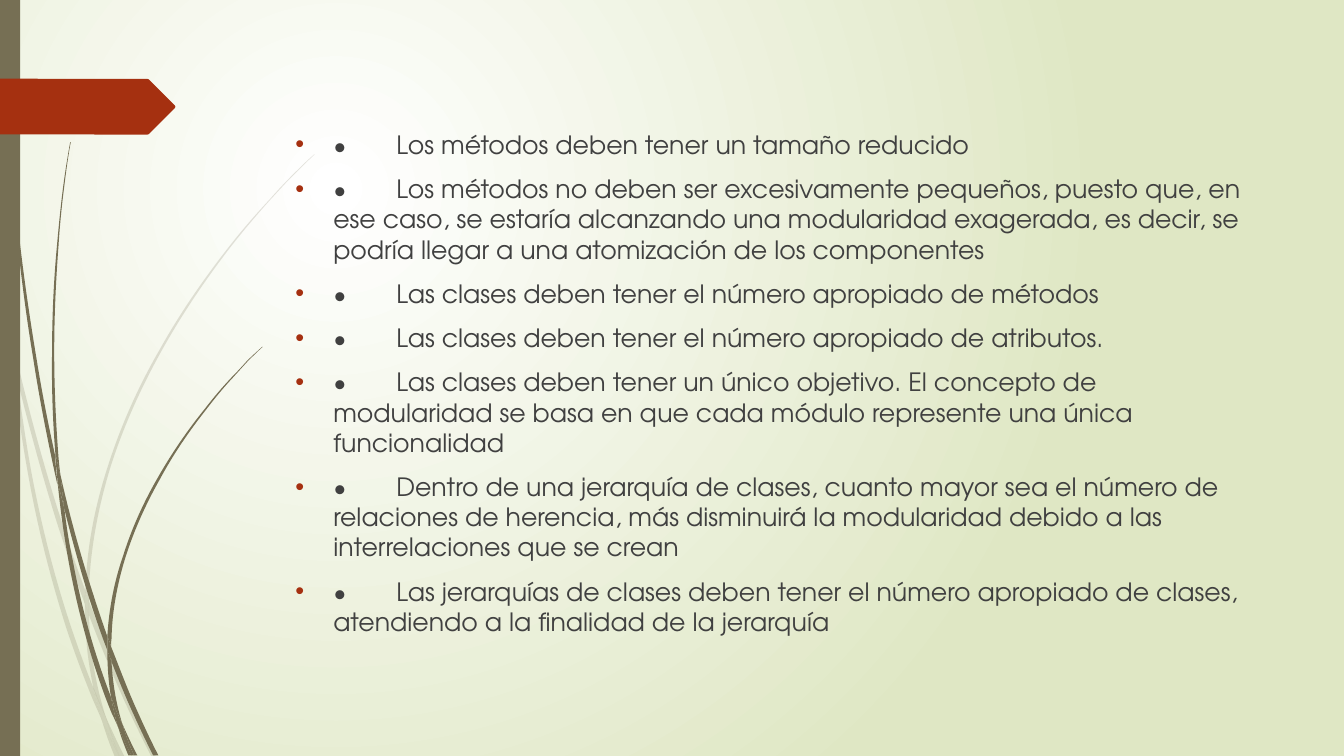
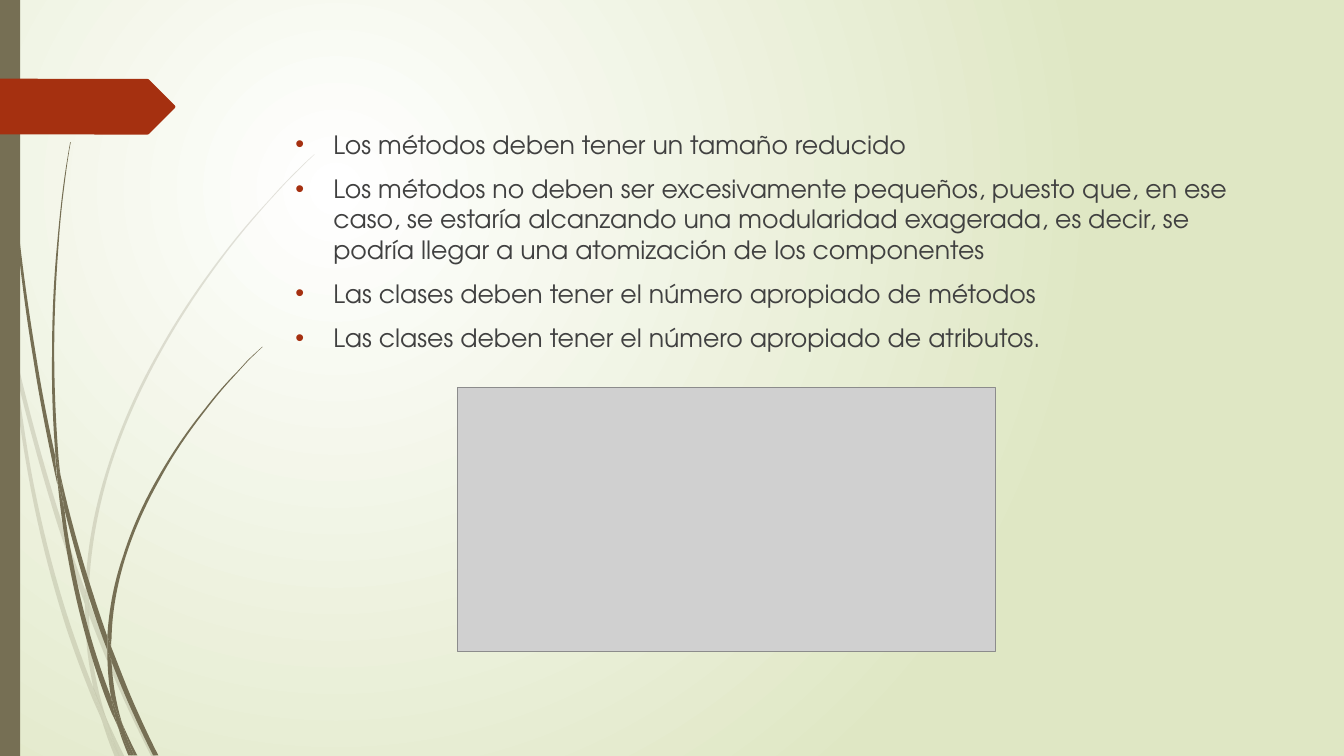
Before and after one commit to andreshiguitaperez/The-diVines, a slide deck: slide 10 of Documentos/RNF.pptx. Drawn at 1344x756 pixels with LibreOffice and Linux fonts; fonts in the diff are those of the drawing; grey boxes stand for pictures. Boxes give left, top, right and bottom in pixels: in the first picture for what was removed or moved away, otherwise in the second. Text is boxed around its words. In the diff, an @@ line names an element or a change of style, - is before the commit and + after.

```diff
--- a/Documentos/RNF.pptx
+++ b/Documentos/RNF.pptx
@@ text at <box>333,135,1227,352</box>: text changed @@
-• • Los métodos deben tener un tamaño reducido
-• • Los métodos no deben ser excesivamente pequeños, puesto que, en ese caso, se estaría alcanzando una modularidad exagerada, es decir, se podría llegar a una atomización de los componentes
-• • Las clases deben tener el número apropiado de métodos
-• • Las clases deben tener el número apropiado de atributos.
-• • Las clases deben tener un único objetivo. El concepto de modularidad se basa en que cada módulo represente una única funcionalidad
-• • Dentro de una jerarquía de clases, cuanto mayor sea el número de relaciones de herencia, más disminuirá la modularidad debido a las interrelaciones que se crean
-• • Las jerarquías de clases deben tener el número apropiado de clases, atendiendo a la finalidad de la jerarquía
+• Los métodos deben tener un tamaño reducido
+• Los métodos no deben ser excesivamente pequeños, puesto que, en ese caso, se estaría alcanzando una modularidad exagerada, es decir, se podría llegar a una atomización de los componentes
+• Las clases deben tener el número apropiado de métodos
+• Las clases deben tener el número apropiado de atributos.
@@ picture added at <box>458,388,996,652</box> @@
```
Also in this commit, not shown: 6 other slides changed, 3 slides added.
